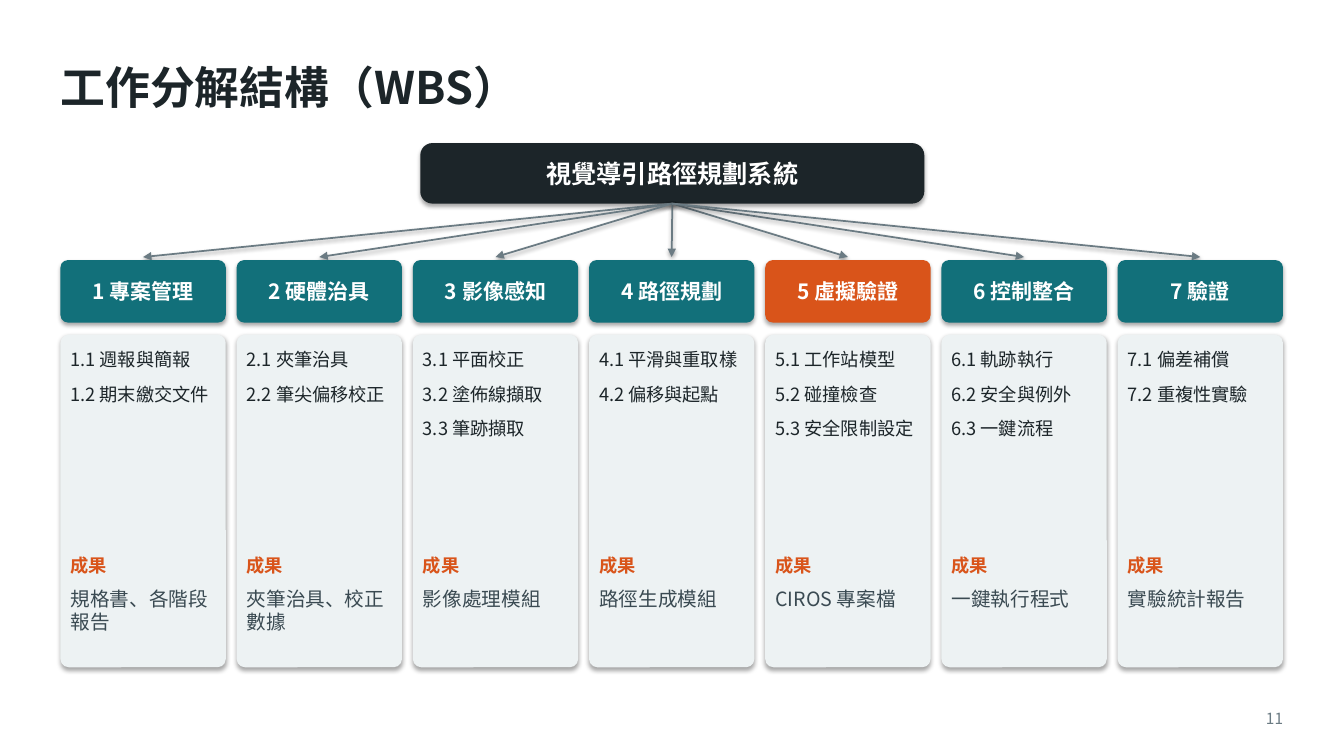
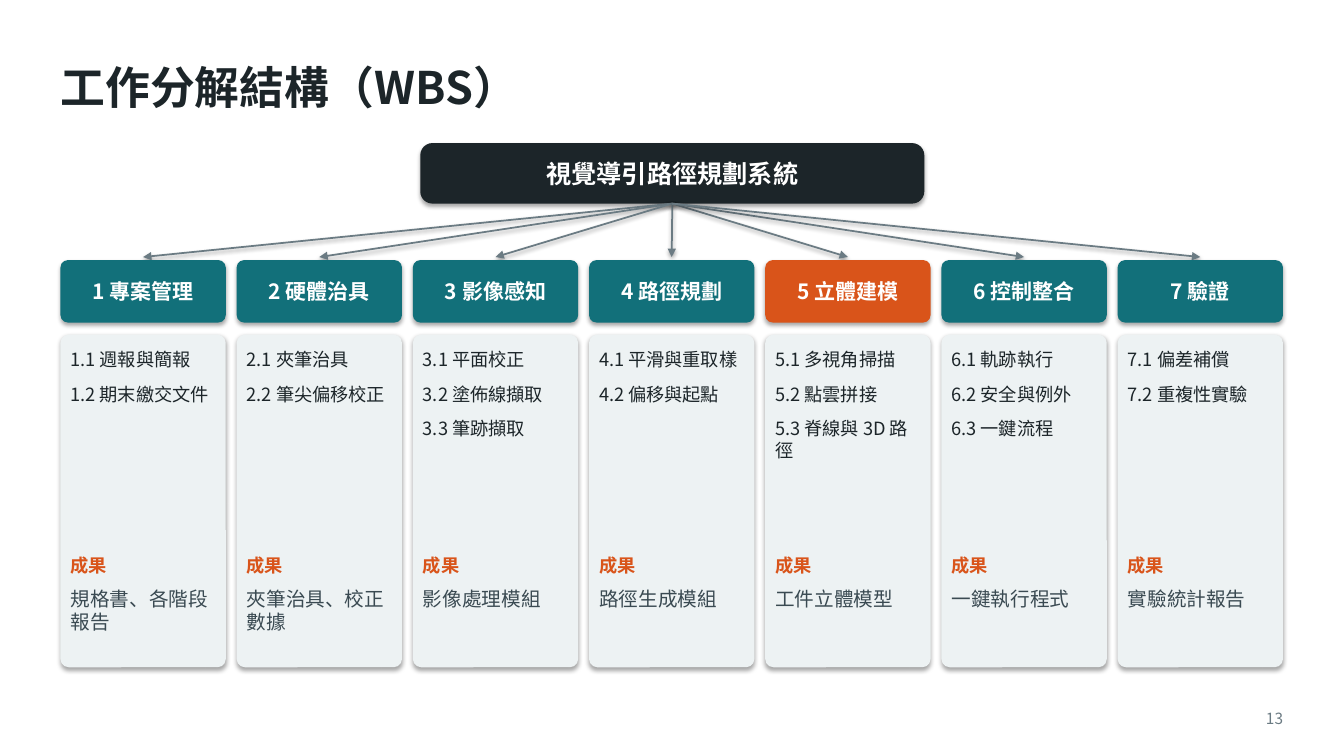
Before and after one commit to Rayyang800/PBL-path-planning, a slide deck: slide 13 of PBL專題規劃報告_三種工件版.pptx (slide 11 before the commit). Drawn at 1344x756 pixels with LibreOffice and Linux fonts; fonts in the diff are those of the drawing. Boxes give left, top, right and bottom in pixels: in the first picture for what was removed or moved away, otherwise in the second. Text is boxed around its words. In the diff, an @@ line names an element or a change of style, - is before the commit and + after.

```diff
--- a/PBL專題規劃報告_三種工件版.pptx
+++ b/PBL專題規劃報告_三種工件版.pptx
@@ text in rounded rectangle at [797,278,898,304]: text changed @@
-5 虛擬驗證
+5 立體建模
@@ text at [775,350,908,459]: text changed @@
-5.1 工作站模型
-5.2 碰撞檢查
-5.3 安全限制設定
+5.1 多視角掃描
+5.2 點雲拼接
+5.3 脊線與 3D 路徑
@@ text at [775,589,893,608]: text changed @@
-CIROS 專案檔
+工件立體模型
@@ page number at [1266,712,1283,724]: text changed @@
-11
+13
```
Also in this commit, not shown: 13 other slides changed, 10 slides added, 1 slide removed, 16 other files.
